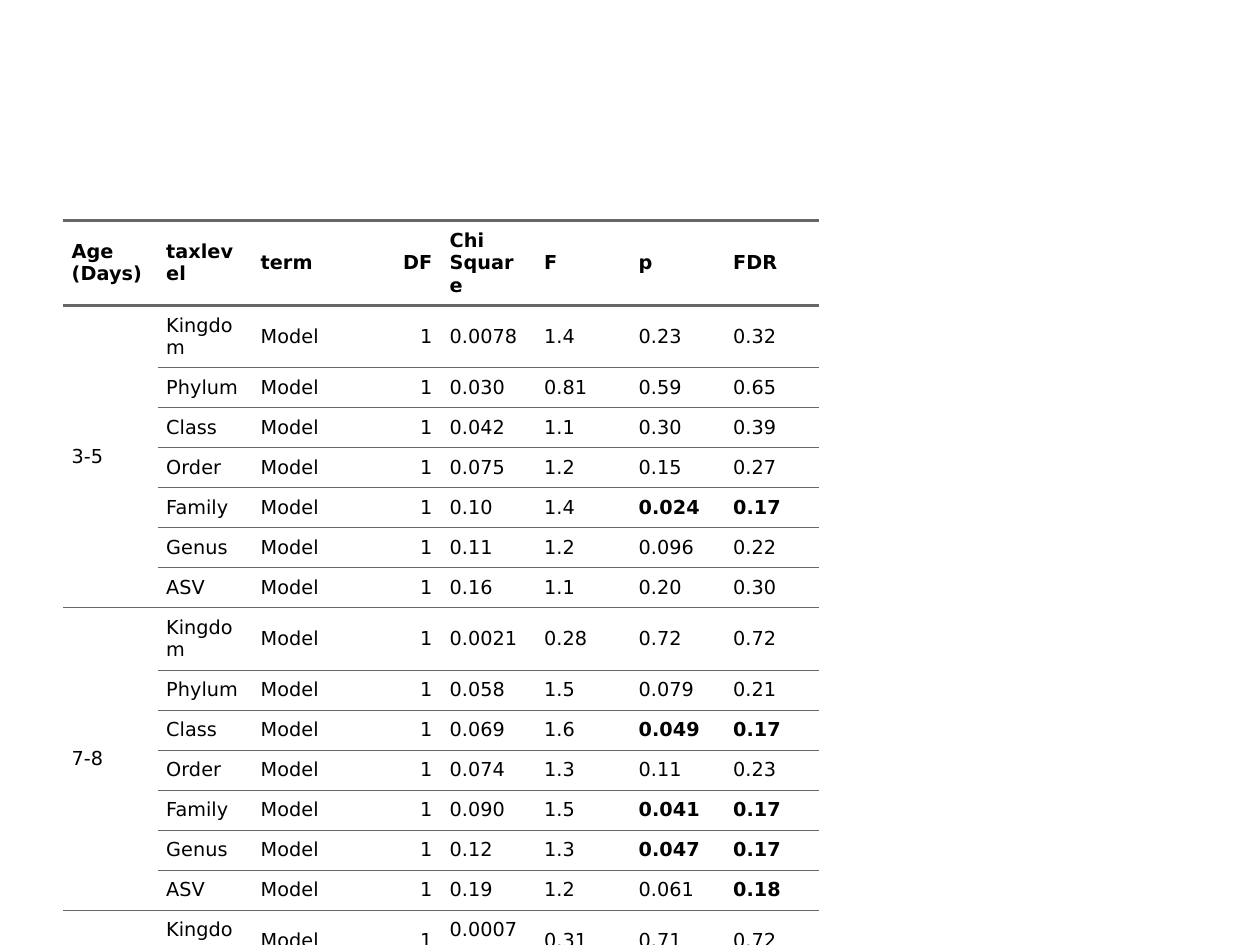
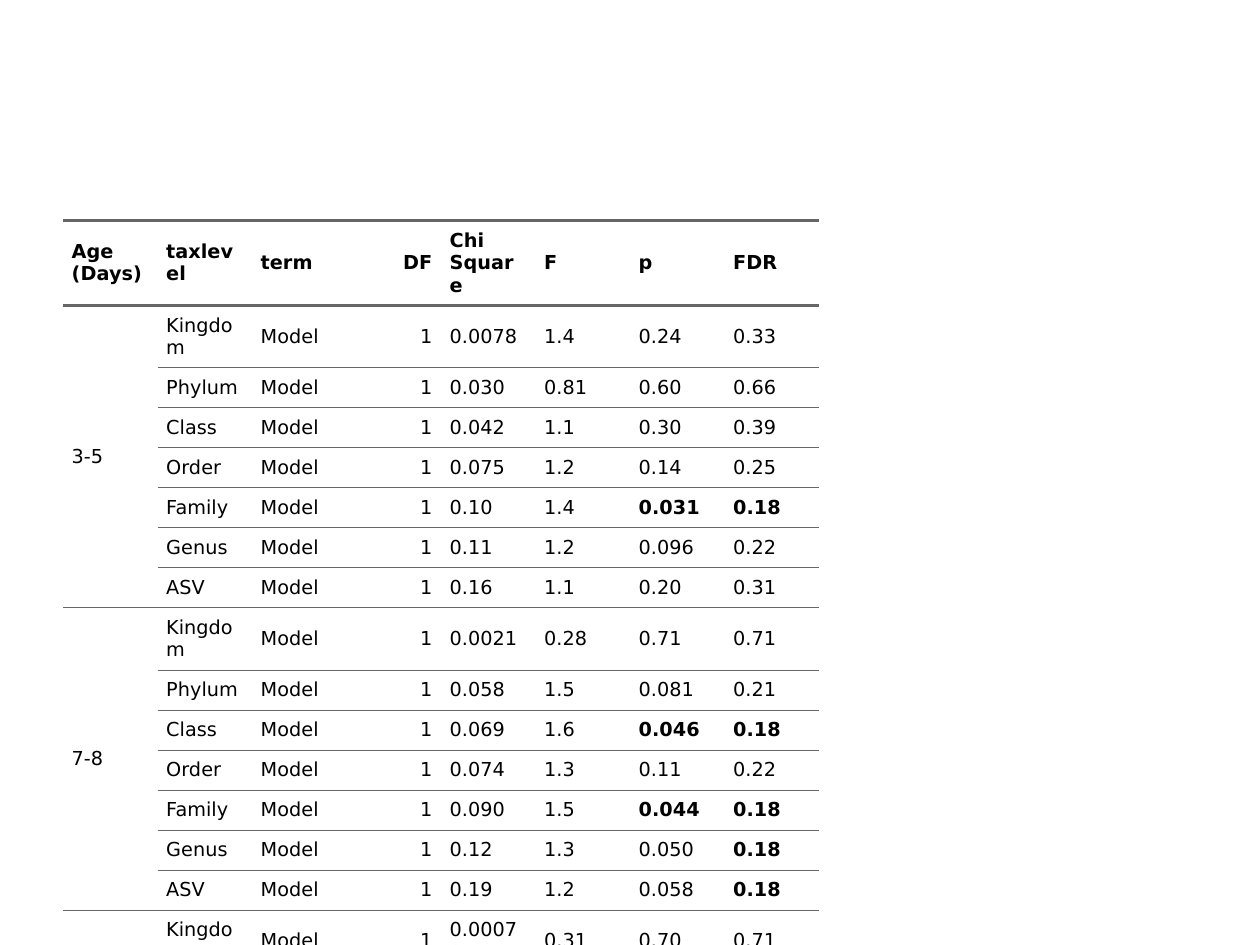
Before and after one commit to cramjaco/Hatchery2021AmpliconsAnalysis, a slide deck: slide 1 of Tables/Metabeast.pptx. Drawn at 1260x945 pixels with LibreOffice and Linux fonts; fonts in the diff are those of the drawing. Boxes give left, top, right and bottom in pixels: in the first picture for what was removed or moved away, otherwise in the second. Text is boxed around its words. In the diff, an @@ line names an element or a change of style, - is before the commit and + after.

```diff
--- a/Tables/Metabeast.pptx
+++ b/Tables/Metabeast.pptx
@@ table at <box>63,220,819,941</box> @@
-row 2, column 7: 0.23
+row 2, column 7: 0.24
-row 2, column 8: 0.32
+row 2, column 8: 0.33
-row 3, column 7: 0.59
+row 3, column 7: 0.60
-row 3, column 8: 0.65
+row 3, column 8: 0.66
-row 5, column 7: 0.15
+row 5, column 7: 0.14
-row 5, column 8: 0.27
+row 5, column 8: 0.25
-row 6, column 7: 0.024
+row 6, column 7: 0.031
-row 6, column 8: 0.17
+row 6, column 8: 0.18
-row 8, column 8: 0.30
+row 8, column 8: 0.31
-row 9, column 7: 0.72
+row 9, column 7: 0.71
-row 9, column 8: 0.72
+row 9, column 8: 0.71
-row 10, column 7: 0.079
+row 10, column 7: 0.081
-row 11, column 7: 0.049
+row 11, column 7: 0.046
-row 11, column 8: 0.17
+row 11, column 8: 0.18
-row 12, column 8: 0.23
+row 12, column 8: 0.22
-row 13, column 7: 0.041
+row 13, column 7: 0.044
-row 13, column 8: 0.17
+row 13, column 8: 0.18
-row 14, column 7: 0.047
+row 14, column 7: 0.050
-row 14, column 8: 0.17
+row 14, column 8: 0.18
-row 15, column 7: 0.061
+row 15, column 7: 0.058
-row 16, column 7: 0.71
+row 16, column 7: 0.70
-row 16, column 8: 0.72
+row 16, column 8: 0.71
-row 17, column 7: 0.35
+row 17, column 7: 0.34
-row 17, column 8: 0.40
+row 17, column 8: 0.39
-row 18, column 7: 0.31
+row 18, column 7: 0.33
-row 19, column 8: 0.30
+row 19, column 8: 0.31
-row 20, column 8: 0.24
+row 20, column 8: 0.23
-row 21, column 7: 0.0010
+row 21, column 7: 0.0019
-row 21, column 8: 0.021
+row 21, column 8: 0.040
-row 22, column 7: 0.019
+row 22, column 7: 0.022
-row 22, column 8: 0.17
+row 22, column 8: 0.18
```
Also in this commit, not shown: 20 other files.
